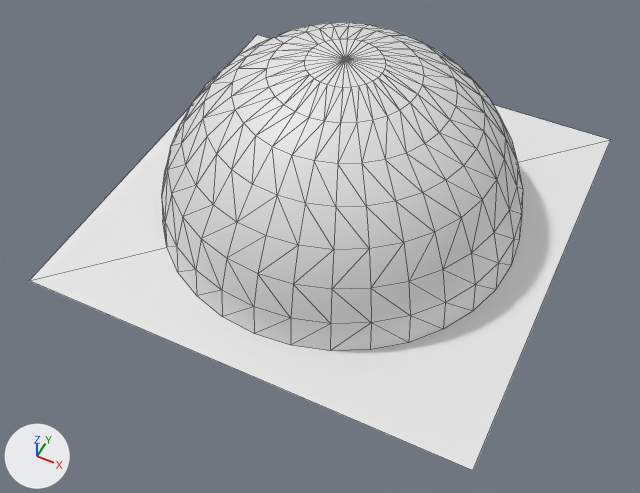
One commit to the COLLADA model app/FPS_game/app/assets/scenes/st_Summer_DEB/models/scene.dae: the scene before it, then after it.
Before and after are seen from a 50 mm camera at (439.0, -960.0, 1074.0) aimed at (24.0, -130.0, 37.0). The lights are fixed; the arrows at lower left show +X, +Y and +Z. Mesh edges are drawn as thin lines. Materials are left out; every surface is plain grey. Where no turn or scale is listed for an object, it has been applied to the vertices.
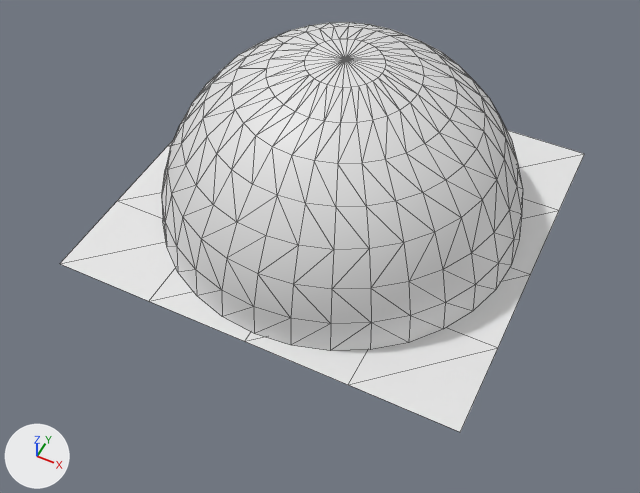
Changed parts and their boxes [x1, y1, x2, y2] in the pictures (640 x 493 px):
'Plane', reshaped, moved, turned, rescaled: before [29, 35, 610, 471]; after [60, 130, 584, 432]

What changed in the scene script:
```text
Change me_plane:
    used by ob_plane; location = (0.0, 0.0, 0.0); rotation_euler = (0.0, 0.0, 0.00404), in degrees (0, 0, 0.2); scale = (-14500.0, 14500.0, 39.4)
    remove me_plane.from_pydata(...)  # 4 vertices, 2 faces; spans x -0.0254..0.0254, y -0.0254..0.0254, z 0.0
    add me_plane.from_pydata(...)  # 25 vertices, 32 faces; spans x -339.1588..339.1588, y -314.3067..314.3067, z 0.0
    me_plane part 1: the whole mesh is rebuilt
Change ob_plane:
    ob_plane.rotation_euler: (0.0, 0.0, 0.00404) -> (0.0, 0.0, 0.0)  # degrees (0, 0, 0.2) -> degrees (0, 0, 0)
    ob_plane.scale: (-14500.0, 14500.0, 39.4) -> (1.0, 1.0, 1.0)
    ob_plane.location: (0.0, 0.0, 0.0) -> (-6.0, -4.0, 0.0)
```
